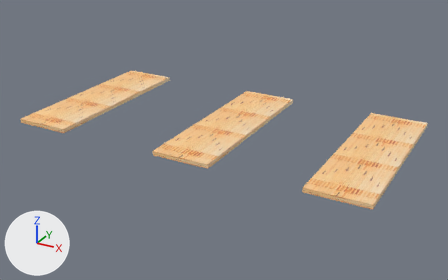
The OBJ model ProyectoFinal/ProyectoFinal/Models/fachada/boleras.obj as it was, and as the next commit left it.
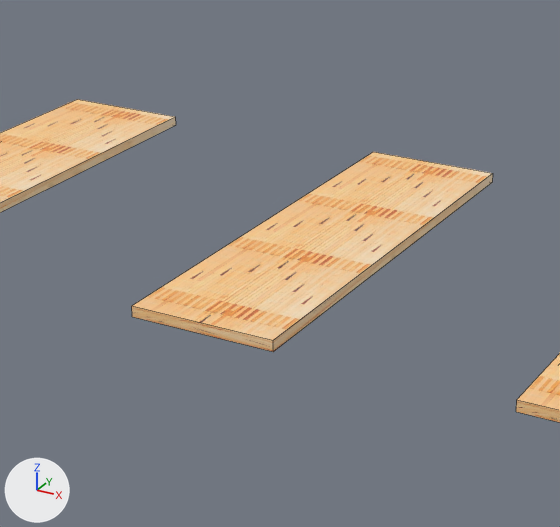
There are two pictures of each version: one whole from a 50 mm lens placed at (28.8, -23.9, 34.8), pointed at (0.9, 26.7, 9.5), one close up on the part from 23% to 71% of the width and 11% to 85% of the height. The lights are fixed; the arrows at lower left show +X, +Y and +Z. The close-ups show mesh edges as thin lines. Where no turn or scale is listed for an object, it has been applied to the vertices.

Names of what the first close-up shows: 'boleras'.
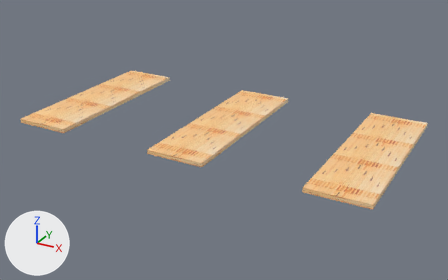
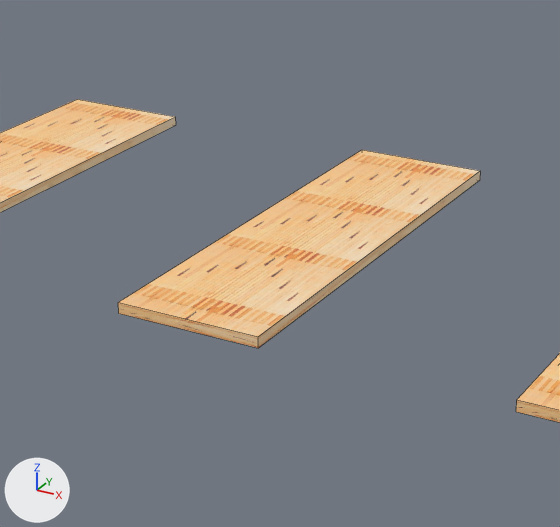
Scene script edits in JSON lines:
```json
{"block": "me_boleras", "where": "me_boleras.from_pydata(...)  # 24 vertices, 18 faces; spans x -17.9..18.8, y 17.8..36.7, z 10.9..11.3"}
{"block": "me_boleras", "where": "# used by ob_boleras; location = (0.0, 0.0, 0.0)"}
{"block": "me_boleras", "change": "me_boleras part 1: the loose piece of 8 vertices spanning x -17.9..-12.1, y 17.8..36.7, z 10.9..11.3 is moved by (15.8, 0.0, 0.0)"}
{"block": "me_boleras", "change": "me_boleras part 2: the loose piece of 8 vertices spanning x -1.5..4.2, y 17.8..36.7, z 10.9..11.3 is moved by (-16.4, 0.0, 0.0)"}
```

What differs and where, as boxes (x1, y1, x2, y2) in the close-ups (560 x 527 px; the box of a moved part takes in the faces that stretch with it):
```json
{"part": 1, "of": "me_boleras", "change": "moved or reshaped", "before": [0, 99, 176, 213], "after": [118, 150, 480, 348]}
{"part": 2, "of": "me_boleras", "change": "moved or reshaped", "before": [132, 152, 493, 352], "after": [0, 99, 176, 213]}
```
